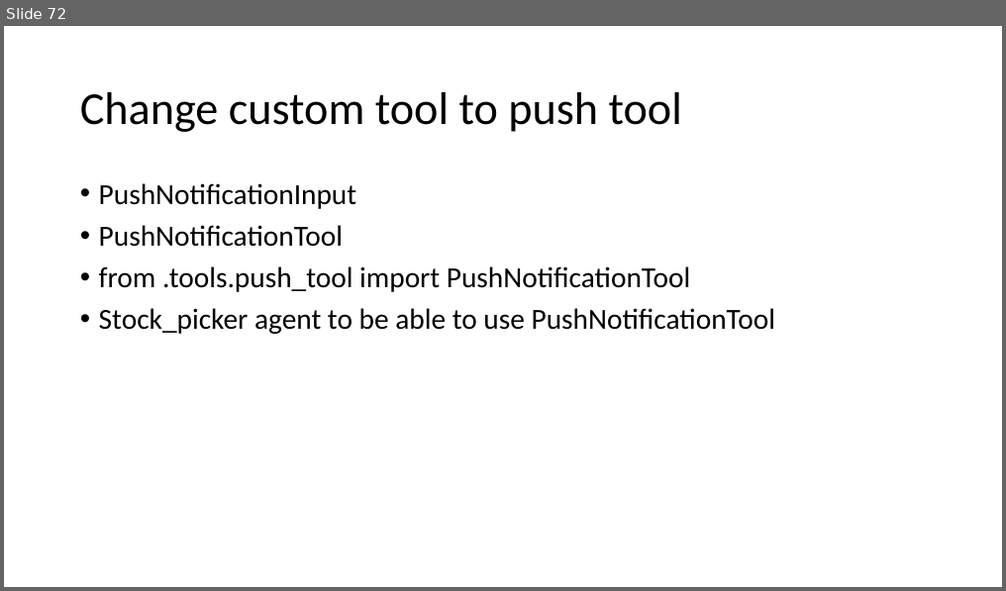
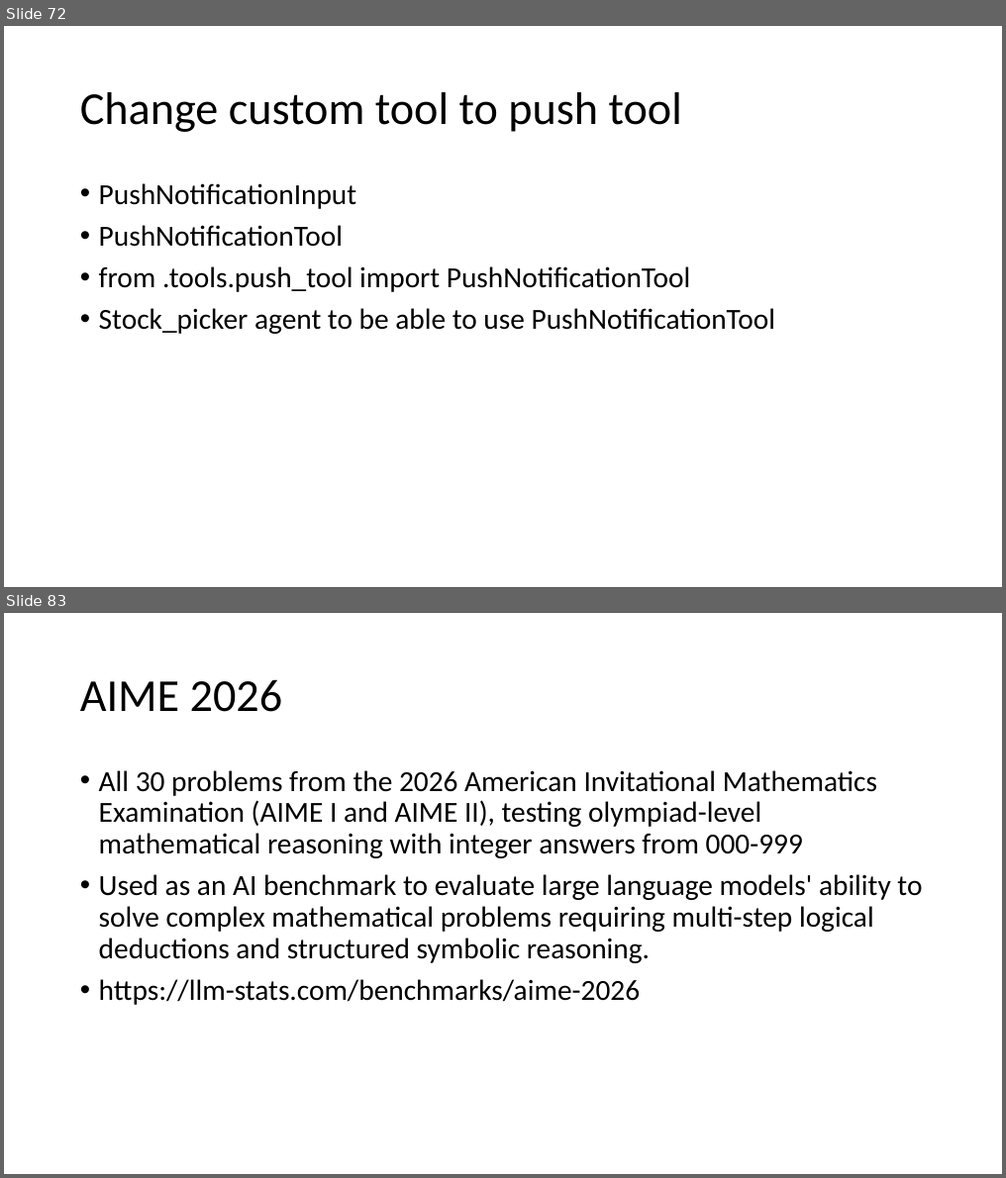
Before and after one commit to kindaichinisan/agents, a slide deck: wj_folder/AI Engineer Agentic Track.pptx. Shown one above the other, each under a label of ours: slide 72 before the commit, slides 72 and 83 after it; the slides between them are not shown. The pictures are 1006x591 and 1006x1178 pixels, drawn with LibreOffice and Linux fonts; fonts in the diff are those of the drawing. Boxes give left, top, right and bottom in pixels: in the first picture for what was removed or moved away, otherwise in the second. Text is boxed around its words. In the diff, an @@ line names an element or a change of style, - is before the commit and + after.

```diff
--- a/wj_folder/AI Engineer Agentic Track.pptx
+++ b/wj_folder/AI Engineer Agentic Track.pptx
@@ slide 83 added at <box>4,613,1002,1174</box>, background #FFFFFF @@
@@ title added at <box>80,679,283,712</box>, 44 pt, text #000000 @@
+AIME 2026
@@ text added at <box>99,770,922,1005</box>, 28 pt, text #000000 @@
+• All 30 problems from the 2026 American Invitational Mathematics Examination (AIME I and AIME II), testing olympiad-level mathematical reasoning with integer answers from 000-999
+• Used as an AI benchmark to evaluate large language models' ability to solve complex mathematical problems requiring multi-step logical deductions and structured symbolic reasoning.
+• https://llm-stats.com/benchmarks/aime-2026
```
Also in this commit, not shown: 2 slides changed, 15 other slides added.
